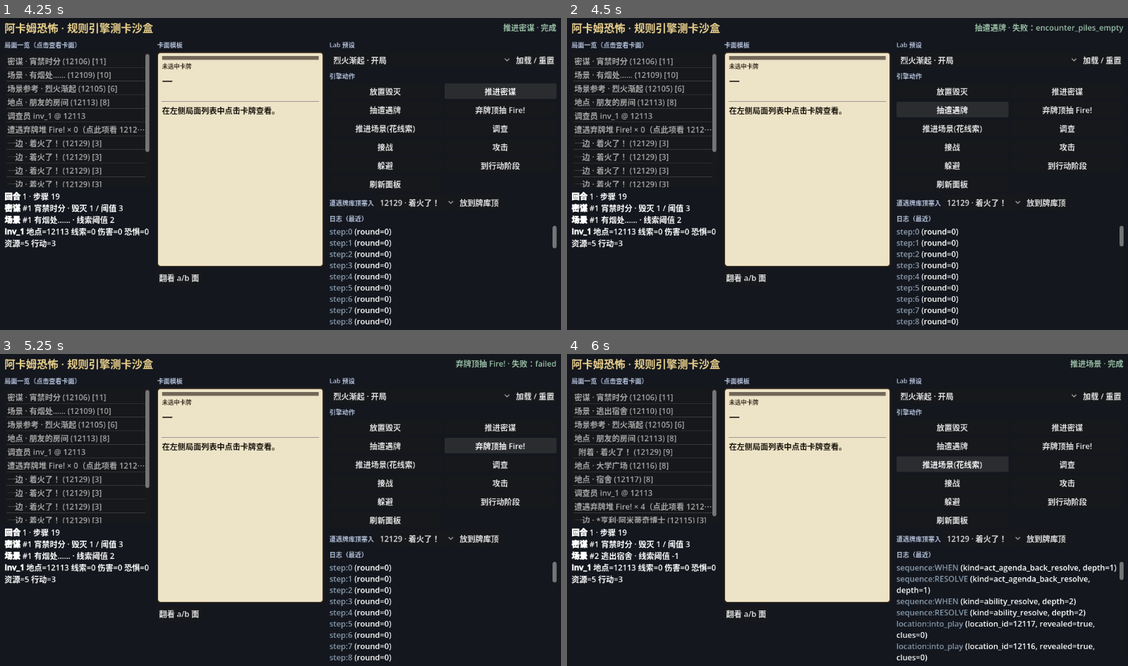
Above: before the commit, frames 1-4 (two rows, left to right).
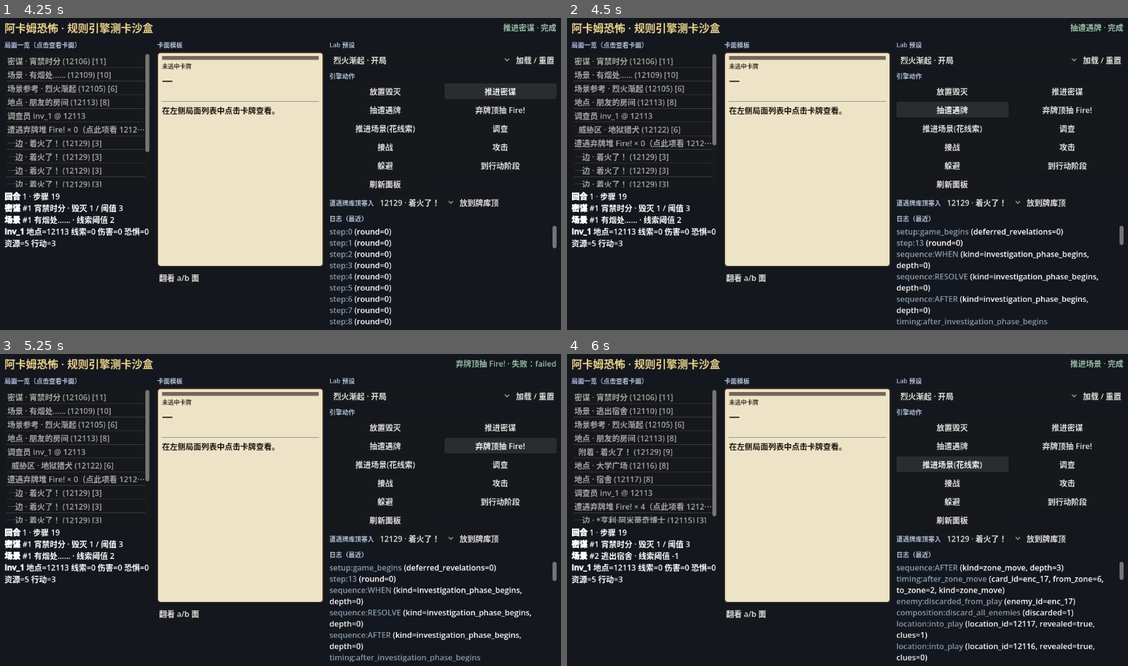
Above: after the commit, the same moments.

Repository: BlastMasterCreeper/arkhamhorror
Game: Godot game, scene res://ui/sandbox/sandbox.tscn
The game is run twice, just before and just after one commit, with the same random seed, the same clock (stepped at 60 frames per second) and the same inputs.
Inputs:
- Up to frame 1 (4.25 s): click "翻看 a/b 面" at 0.5 s; click "烈火渐起 · 开局" at 1.25 s; click "加载 / 重置" at 2 s; click "放置毁灭" at 2.75 s; click "推进密谋" at 3.5 s
- Up to frame 2 (4.5 s): click "抽遭遇牌" at 4.25 s
- Up to frame 3 (5.25 s): click "弃牌顶抽 Fire!" at 5 s
- Up to frame 4 (6 s): click "推进场景(花线索)" at 5.75 s

Frame 1 is identical in both runs. In frame 2, 3.4% of the frame differs, in the area x 1-100%, y 1-99%; in frame 3, 3.0%; in frame 4, 1.9%.
Error before the commit: Parse Error: Function "_agent_dbg()" not found in base self. (res://scripts/arkhamdb_ability_compiler.gd:39)

Commit message:
Complete ADB-74 recursion instrumentation in compiler and test.
Co-authored-by: BlastMasterCreeper <BlastMasterCreeper@users.noreply.github.com>

Diff:
--- a/scripts/arkhamdb_ability_compiler.gd
+++ b/scripts/arkhamdb_ability_compiler.gd
@@ -850,3 +850,23 @@
 			return AhcEnums.FlagField.ELIMINATED
 		_:
 			return AhcEnums.FlagField.RESIGNED
+
+
+# #region agent log
+static func _agent_dbg(hyp: String, loc: String, msg: String, data: Dictionary) -> void:
+	var path := "/opt/cursor/logs/debug.log"
+	var f := FileAccess.open(path, FileAccess.READ_WRITE)
+	if f == null:
+		f = FileAccess.open(path, FileAccess.WRITE)
+	if f == null:
+		return
+	f.seek_end()
+	f.store_line(JSON.stringify({
+		"hypothesisId": hyp,
+		"location": loc,
+		"message": msg,
+		"data": data,
+		"timestamp": Time.get_ticks_msec(),
+	}))
+	f.close()
+# #endregion
--- a/tests/run_headless.gd
+++ b/tests/run_headless.gd
@@ -3044,6 +3044,16 @@
 	inv.location_tag = &"test_loc"
 	inv.skill_combat = 3
 	inv.actions_remaining = 2
+	# #region agent log
+	ArkhamDbAbilityCompiler._agent_build_depth = 0
+	var _tf0 := FileAccess.open("/opt/cursor/logs/debug.log", FileAccess.READ_WRITE)
+	if _tf0 == null:
+		_tf0 = FileAccess.open("/opt/cursor/logs/debug.log", FileAccess.WRITE)
+	if _tf0 != null:
+		_tf0.seek_end()
+		_tf0.store_line(JSON.stringify({"hypothesisId": "TEST", "location": "run_headless.gd:_test_adb_12019_fight_ammo", "message": "before_add_asset", "data": {}, "timestamp": Time.get_ticks_msec()}))
+		_tf0.close()
+	# #endregion
 	var gun_id := GameBootstrap.add_asset_to_play(h.ctx, &"inv_1", &"12019")
 	var gun := h.ctx.state.registry.get_card(gun_id)
 	if gun == null or int(gun.tokens.uses.get(&"ammo", 0)) != 4:
@@ -3058,6 +3068,16 @@
 	if not h.ctx.framework.waiting_player_window:
 		h.ctx.framework.open_player_window(AhcEnums.PlayerWindow.PW_INV_BEFORE_ACTION)
 	var listed := h.ctx.triggered_abilities.list_action_abilities(&"inv_1")
+	# #region agent log
+	var _tf1 := FileAccess.open("/opt/cursor/logs/debug.log", FileAccess.READ_WRITE)
+	if _tf1 == null:
+		_tf1 = FileAccess.open("/opt/cursor/logs/debug.log", FileAccess.WRITE)
+	if _tf1 != null:
+		_tf1.seek_end()
+		var has_comp := listed.size() > 0 and listed[0].composition != null
+		_tf1.store_line(JSON.stringify({"hypothesisId": "B", "location": "run_headless.gd:_test_adb_12019_fight_ammo", "message": "listed", "data": {"listed": listed.size(), "has_composition": has_comp, "ammo": int(gun.tokens.uses.get(&"ammo", 0))}, "timestamp": Time.get_ticks_msec()}))
+		_tf1.close()
+	# #endregion
 	if listed.is_empty():
 		return false
 	var result := h.ctx.triggered_abilities.activate_action(listed[0].id)
@@ -3068,6 +3088,15 @@
 		for reg in h.ctx.registrations.all_registrations():
 			if (reg as Registration).duration == AhcEnums.DurationAnchorKind.THIS_SKILL_TEST:
 				lingering += 1
+	# #region agent log
+	var _tf2 := FileAccess.open("/opt/cursor/logs/debug.log", FileAccess.READ_WRITE)
+	if _tf2 == null:
+		_tf2 = FileAccess.open("/opt/cursor/logs/debug.log", FileAccess.WRITE)
+	if _tf2 != null:
+		_tf2.seek_end()
+		_tf2.store_line(JSON.stringify({"hypothesisId": "TEST", "location": "run_headless.gd:_test_adb_12019_fight_ammo", "message": "after_activate", "data": {"ok": bool(result.get("ok", false)), "ammo": ammo_left, "enemy_dmg": enemy.damage, "actions": inv.actions_remaining, "lingering": lingering}, "timestamp": Time.get_ticks_msec()}))
+		_tf2.close()
+	# #endregion
 	return (
 		bool(result.get("ok", false))
 		and ammo_left == 3
